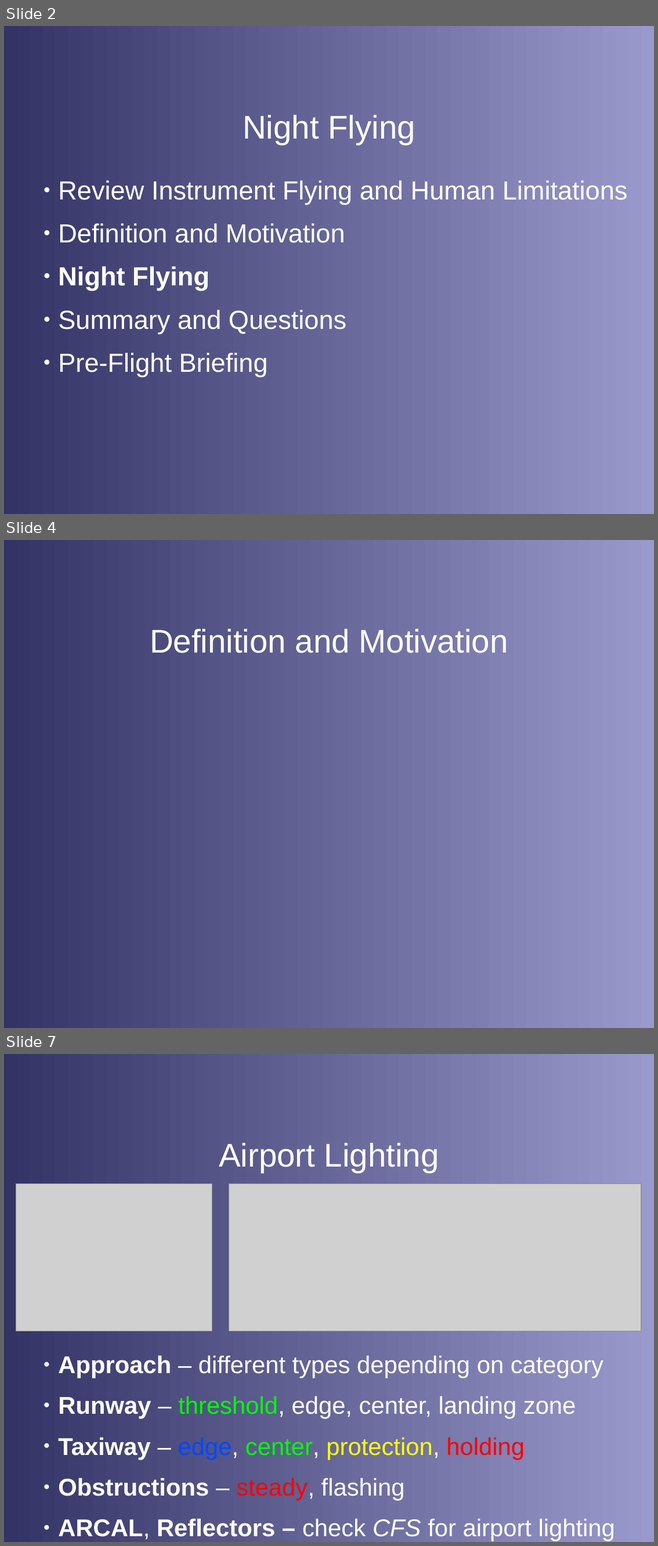
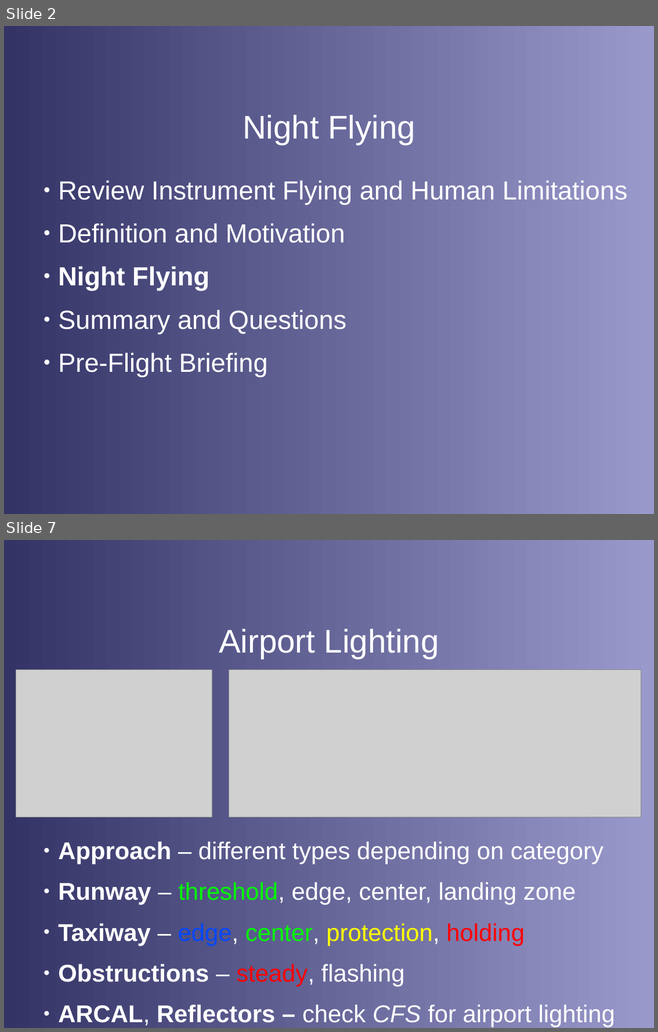
Before and after one commit to stephanheinemann/flight, a slide deck: FI/NightFlying/NightFlying.odp. Shown one above the other, each under a label of ours: slides 2, 4 and 7 before the commit, slides 2 and 7 after it; the slides between them are not shown. The pictures are 658x1546 and 658x1032 pixels, drawn with LibreOffice and Linux fonts; fonts in the diff are those of the drawing; grey boxes stand for pictures; background and template pictures are left out. Boxes give left, top, right and bottom in pixels: in the first picture for what was removed or moved away, otherwise in the second. Text is boxed around its words. In the diff, an @@ line names an element or a change of style, - is before the commit and + after.

```diff
--- a/FI/NightFlying/NightFlying.odp
+++ b/FI/NightFlying/NightFlying.odp
@@ slide 4 removed at <box>4,540,654,1028</box>, background gradient #333366 to #9999CC @@
@@ title removed at <box>150,629,508,653</box> @@
-Definition and Motivation
```
Also in this commit, not shown: 6 slides changed, 2 slides added, 1 other slide removed, 10 other files.
